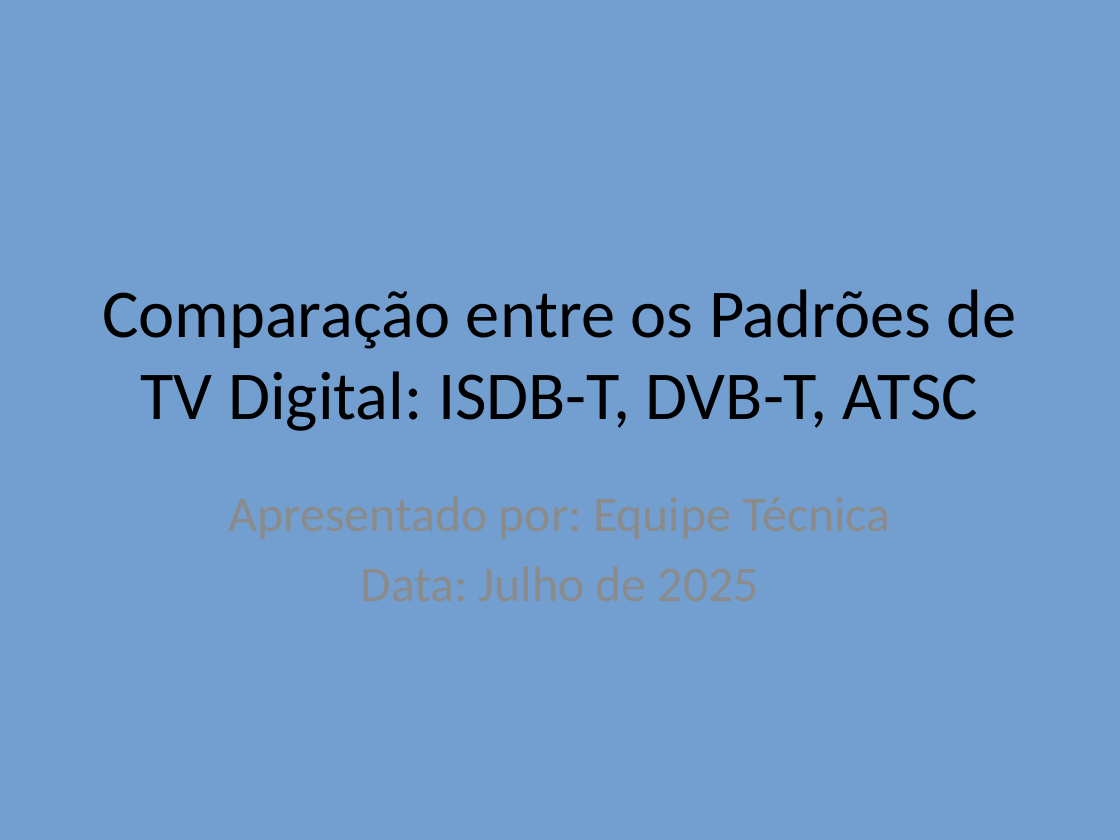
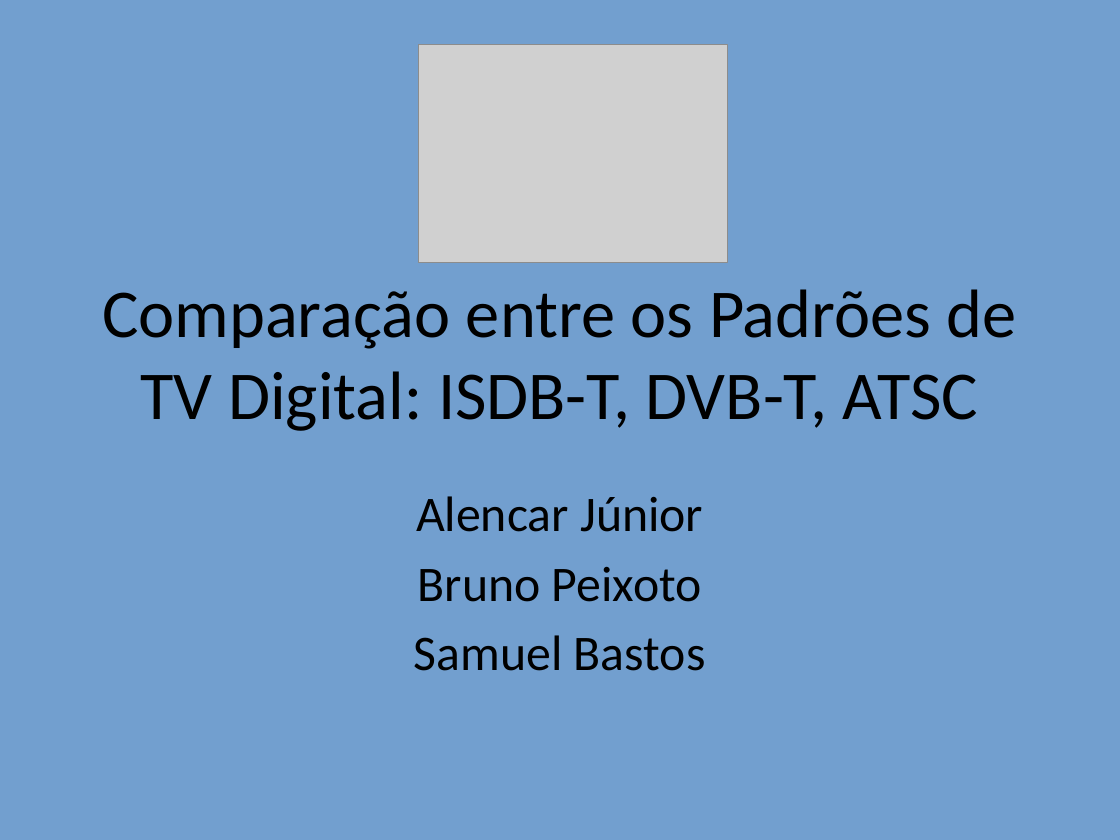
Before and after one commit to alenior/IFCE, a slide deck: slide 1 of P7/TV DIGITAL/Comparacao_TV_Digital_Com_Imagens.odp. Drawn at 1120x840 pixels with LibreOffice and Linux fonts; fonts in the diff are those of the drawing; grey boxes stand for pictures. Boxes give left, top, right and bottom in pixels: in the first picture for what was removed or moved away, otherwise in the second. Text is boxed around its words. In the diff, an @@ line names an element or a change of style, - is before the commit and + after.

Commit message:
estagio e tv digital

```diff
--- a/P7/TV DIGITAL/Comparacao_TV_Digital_Com_Imagens.odp
+++ b/P7/TV DIGITAL/Comparacao_TV_Digital_Com_Imagens.odp
@@ picture added at (x1=419, y1=44, x2=728, y2=262) @@
@@ subtitle added at (x1=414, y1=496, x2=706, y2=671), 32 pt, text #000000 @@
+Alencar Júnior
+Bruno Peixoto
+Samuel Bastos
```
Also in this commit, not shown: 10 other slides changed, 2 slides added, 10 other files.
